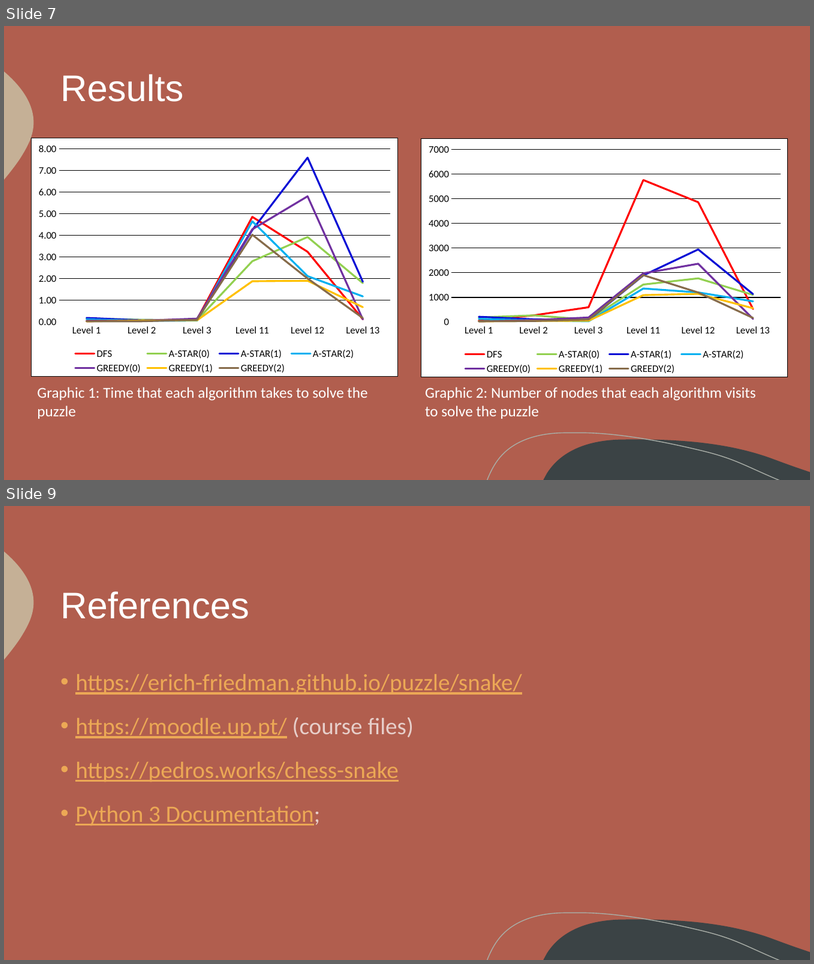
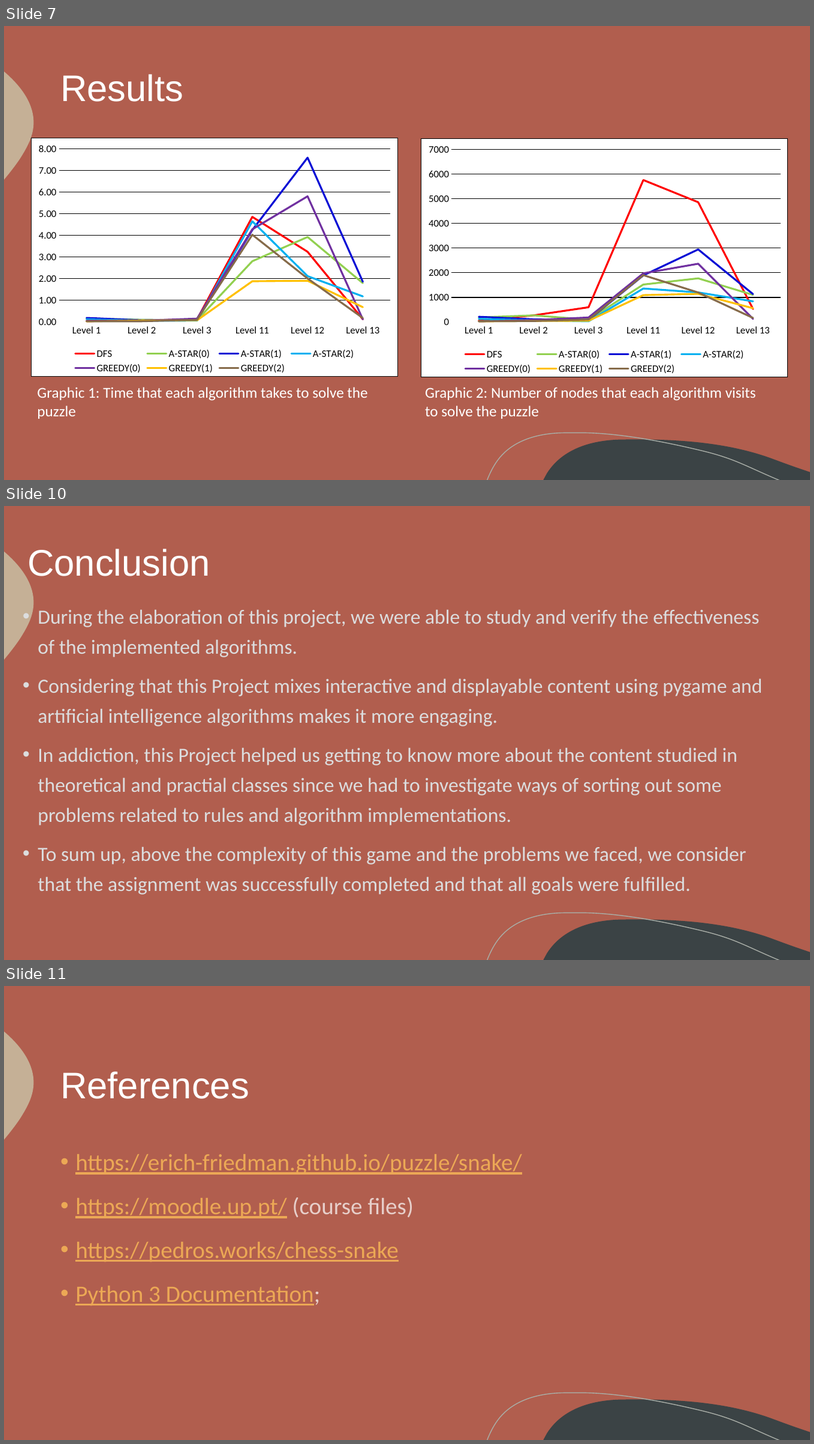
Before and after one commit to itsdomsantos/IART-2022, a slide deck: Chess Snake Puzzles – 2022 IA Project - Final Delivery.pptx. Shown one above the other, each under a label of ours: slides 7 and 9 before the commit, slides 7, 10 and 11 after it; the slides between them are not shown. The pictures are 814x964 and 814x1444 pixels, drawn with LibreOffice and Linux fonts; fonts in the diff are those of the drawing. Boxes give left, top, right and bottom in pixels: in the first picture for what was removed or moved away, otherwise in the second. Text is boxed around its words. In the diff, an @@ line names an element or a change of style, - is before the commit and + after.

```diff
--- a/Chess Snake Puzzles – 2022 IA Project - Final Delivery.pptx
+++ b/Chess Snake Puzzles – 2022 IA Project - Final Delivery.pptx
@@ slide 10 added at (4,506,810,960), background #B15E4E; not listed: 3 template elements that a slide beside it also shows @@
@@ title added at (27,549,210,583), 44 pt, text #FFFFFF @@
+Conclusion
@@ text added at (38,609,762,894), 24 pt, text #DCDDDE @@
+• During the elaboration of this project, we were able to study and verify the effectiveness of the implemented algorithms.
+• Considering that this Project mixes interactive and displayable content using pygame and artificial intelligence algorithms makes it more engaging.
+• In addiction, this Project helped us getting to know more about the content studied in theoretical and practial classes since we had to investigate ways of sorting out some problems related to rules and algorithm implementations.
+• To sum up, above the complexity of this game and the problems we faced, we consider that the assignment was successfully completed and that all goals were fulfilled.
@@ what was slide 9 is now slide 11 @@
```
Also in this commit, not shown: 1 slide changed, 2 other slides added, 1 slide removed, 1 other file.
